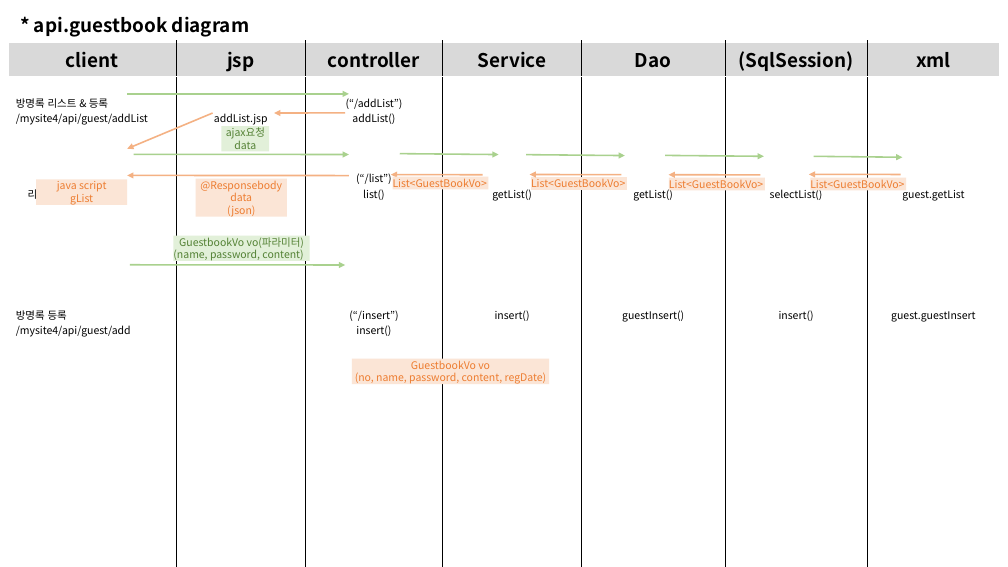
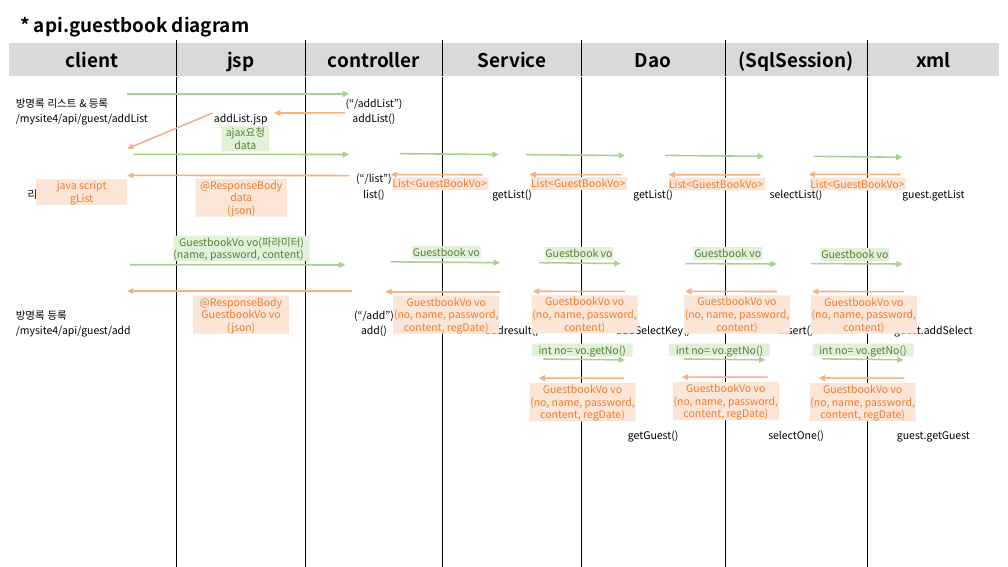
Before and after one commit to lisiee0/mysite4, a slide deck: slide 4 of mysite4_sequencediagram.pptx. Drawn at 1008x567 pixels with LibreOffice and Linux fonts; fonts in the diff are those of the drawing. Boxes give left, top, right and bottom in pixels: in the first picture for what was removed or moved away, otherwise in the second. Text is boxed around its words. In the diff, an @@ line names an element or a change of style, - is before the commit and + after.

Commit message:
diagram

```diff
--- a/mysite4_sequencediagram.pptx
+++ b/mysite4_sequencediagram.pptx
@@ table at (8,7,999,556) @@
-row 3: 방명록 리스트 & 등록 / /mysite4/api/guest/addList / 리스트가 없는 화면 / 방명록 등록 / /mysite4/api/guest/add | addList.jsp | (“/addList”) / addList() / (“/list”) / list() / (“/insert”) / insert() | getList() / insert() | getList() / guestInsert() | selectList() / insert() | guest.getList / guest.guestInsert
+row 3: 방명록 리스트 & 등록 / /mysite4/api/guest/addList / 리스트가 없는 화면 / 방명록 등록 / /mysite4/api/guest/add | addList.jsp | (“/addList”) / addList() / (“/list”) / list() / (“/add”) / add() | getList() / addresult() | getList() / addSelectKey() / getGuest() | selectList() / insert() / selectOne() | guest.getList / guest.addSelect / guest.getGuest
@@ text in rectangle at (200,180,282,192): text changed @@
-@Responsebody
+@ResponseBody
@@ arrow added from (391, 262) to (500, 263), #A9D18E 1.5 pt @@
@@ rectangle added at (412,246,481,259), fill #E2F0D9, 10 pt, text #548235 @@
+Guestbook vo
@@ arrow added from (539, 262) to (621, 264), #A9D18E 1.5 pt @@
@@ rectangle added at (544,247,613,260), fill #E2F0D9, 10 pt, text #548235 @@
+Guestbook vo
@@ arrow added from (686, 264) to (777, 264), #A9D18E 1.5 pt @@
@@ rectangle added at (693,247,762,260), fill #E2F0D9, 10 pt, text #548235 @@
+Guestbook vo
@@ arrow added from (811, 264) to (903, 264), #A9D18E 1.5 pt @@
@@ rectangle added at (820,248,889,261), fill #E2F0D9, 10 pt, text #548235 @@
+Guestbook vo
@@ arrow added from (352, 291) to (127, 291), #F4B183 1.5 pt @@
@@ rectangle added at (194,296,290,333), fill #FBE5D6, 10 pt, text #ED7D31 @@
+@ResponseBody
+GuestbookVo vo
+(json)
@@ arrow added from (500, 292) to (386, 292), #F4B183 1.5 pt @@
@@ rectangle "GuestbookVo vo": place and size @@
-rectangle "GuestbookVo vo" at (352,358,549,384)
+rectangle "GuestbookVo vo" at (393,296,499,333)
@@ rectangle added at (532,296,637,333), fill #FBE5D6, 10 pt, text #ED7D31 @@
+GuestbookVo vo
+(no, name, password,
+content)
@@ arrow added from (625, 291) to (533, 291), #F4B183 1.5 pt @@
@@ rectangle added at (684,296,790,333), fill #FBE5D6, 10 pt, text #ED7D31 @@
+GuestbookVo vo
+(no, name, password,
+content)
@@ arrow added from (777, 292) to (686, 291), #F4B183 1.5 pt @@
@@ rectangle added at (811,296,917,333), fill #FBE5D6, 10 pt, text #ED7D31 @@
+GuestbookVo vo
+(no, name, password,
+content)
@@ arrow added from (904, 292) to (812, 292), #F4B183 1.5 pt @@
@@ text in rectangle at (394,309,498,334): text changed @@
-(no, name, password, content, regDate)
+(no, name, password,
+content, regDate)
@@ rectangle added at (532,344,632,357), fill #E2F0D9, 10 pt, text #548235 @@
+int no= vo.getNo()
@@ arrow added from (544, 359) to (625, 360), #A9D18E 1.5 pt @@
@@ rectangle added at (669,344,770,357), fill #E2F0D9, 10 pt, text #548235 @@
+int no= vo.getNo()
@@ arrow added from (684, 359) to (765, 360), #A9D18E 1.5 pt @@
@@ rectangle added at (813,344,913,357), fill #E2F0D9, 10 pt, text #548235 @@
+int no= vo.getNo()
@@ arrow added from (823, 359) to (904, 360), #A9D18E 1.5 pt @@
@@ rectangle added at (529,383,635,421), fill #FBE5D6, 10 pt, text #ED7D31 @@
+GuestbookVo vo
+(no, name, password,
+content, regDate)
@@ arrow added from (625, 378) to (538, 378), #F4B183 1.5 pt @@
@@ rectangle added at (673,382,779,420), fill #FBE5D6, 10 pt, text #ED7D31 @@
+GuestbookVo vo
+(no, name, password,
+content, regDate)
@@ arrow added from (768, 377) to (682, 377), #F4B183 1.5 pt @@
@@ rectangle added at (810,383,916,421), fill #FBE5D6, 10 pt, text #ED7D31 @@
+GuestbookVo vo
+(no, name, password,
+content, regDate)
@@ arrow added from (904, 378) to (819, 378), #F4B183 1.5 pt @@
```
